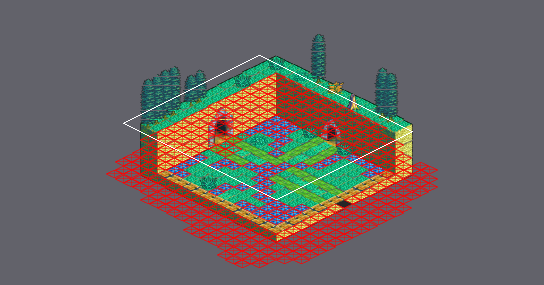
Two states of a Tiled map, Final_Fantasy_Mystery_World/Game/assets/maps/Tutorial_PreFinal.tmx. The picture above shows the old version from afar; the outline marks the close-up.
Close-up. Before the edit:
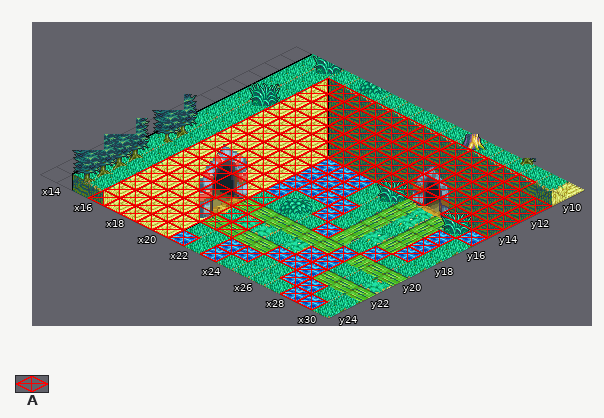
Cells are 32x16 px. Isometric: x runs down to the right, y down to the left. Shown: x 13..30, y 9..24. The commit also changed other parts of the map, which this record leaves out.
Key: from "tutorial_tileset": A 4.
_ is an empty cell.
Layers that did not change in this view are not listed.
Layer "Collider" before, first column x 13:
 9 __________________
10 ___AAAAAAAAAAAAA__
11 ___AAAAAAAAAAAAAAA
12 ___AAAAAAAAAAAAAAA
13 ___AAAAAAAAAAAAAAA
14 ___AAAAAAAAAAA_AAA
15 ___AAAAAAAA______A
16 ___AAAAAAAA_____A_
17 ___AAAAAAAAA____A_
18 ___AAAAAA__A____A_
19 ___AAA_AA___A__A__
20 ___AAAAAA_____A___
21 ___AAAA_AA___AA___
22 ___AAAAAAA__AAA___
23 ___AAAAA__AA__AA__
24 ___AAAAAA_A____AA_
After the commit:
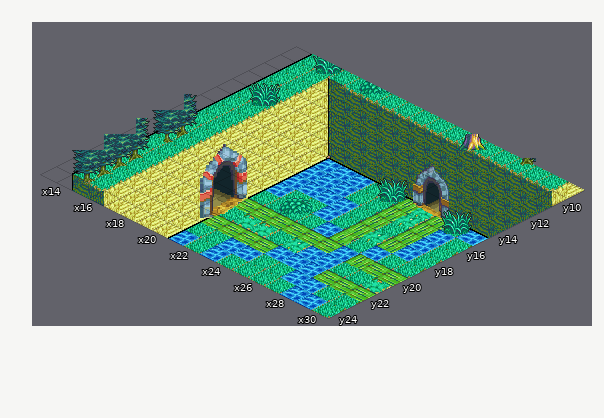
Diff:
Layer "Collider" (now hidden):
y 10: x 16..28 AAAAAAAAAAAAA -> _____________
y 11..13: x 16..30 AAAAAAAAAAAAAAA -> _______________
y 14: x 16..26 AAAAAAAAAAA -> ___________; x 28..30 AAA -> ___
y 15: x 16..23 AAAAAAAA -> ________; x 30 A -> _
y 16: x 16..23 AAAAAAAA -> ________; x 29 A -> _
y 17: x 16..24 AAAAAAAAA -> _________; x 29 A -> _
y 18: x 16..21 AAAAAA -> ______; x 24 A -> _; x 29 A -> _
y 19: x 16..18 AAA -> ___; x 20..21 AA -> __; x 25 A -> _; x 28 A -> _
y 20: x 16..21 AAAAAA -> ______; x 27 A -> _
y 21: x 16..19 AAAA -> ____; x 21..22 AA -> __; x 26..27 AA -> __
y 22: x 16..22 AAAAAAA -> _______; x 25..27 AAA -> ___
y 23: x 16..20 AAAAA -> _____; x 23..24 AA -> __; x 27..28 AA -> __
y 24: x 16..21 AAAAAA -> ______; x 23 A -> _; x 28..29 AA -> __
Where, in picture pixels (left, top, right, bottom), the same in both close-ups:
removed: (88, 78, 552, 310)
